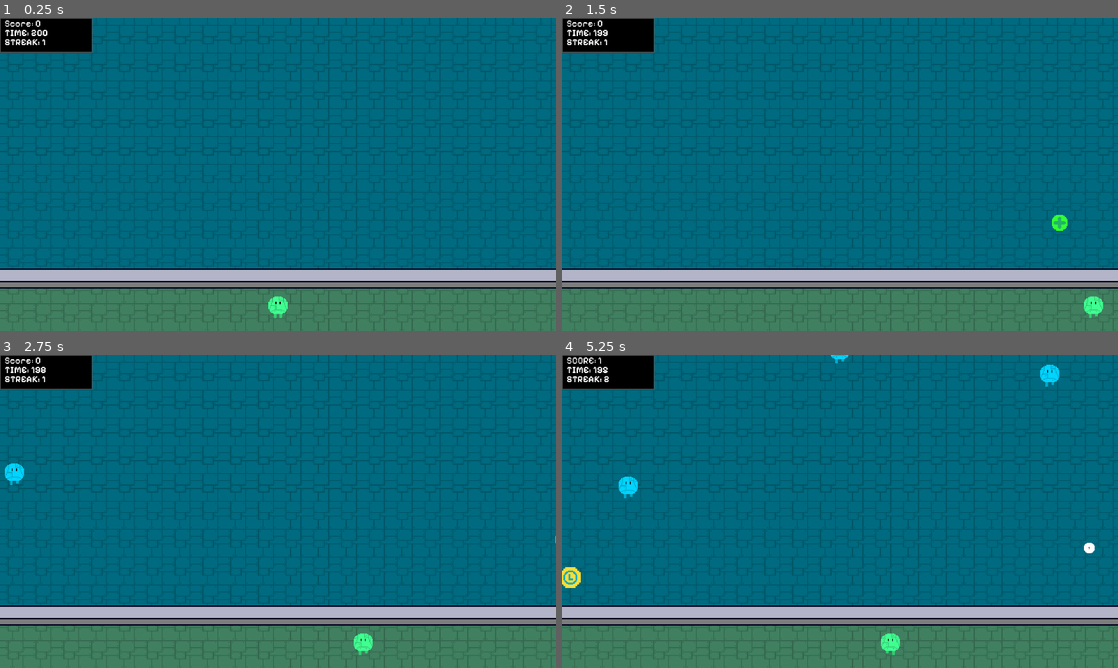
Above: before the commit, frames 1-4 (two rows, left to right).
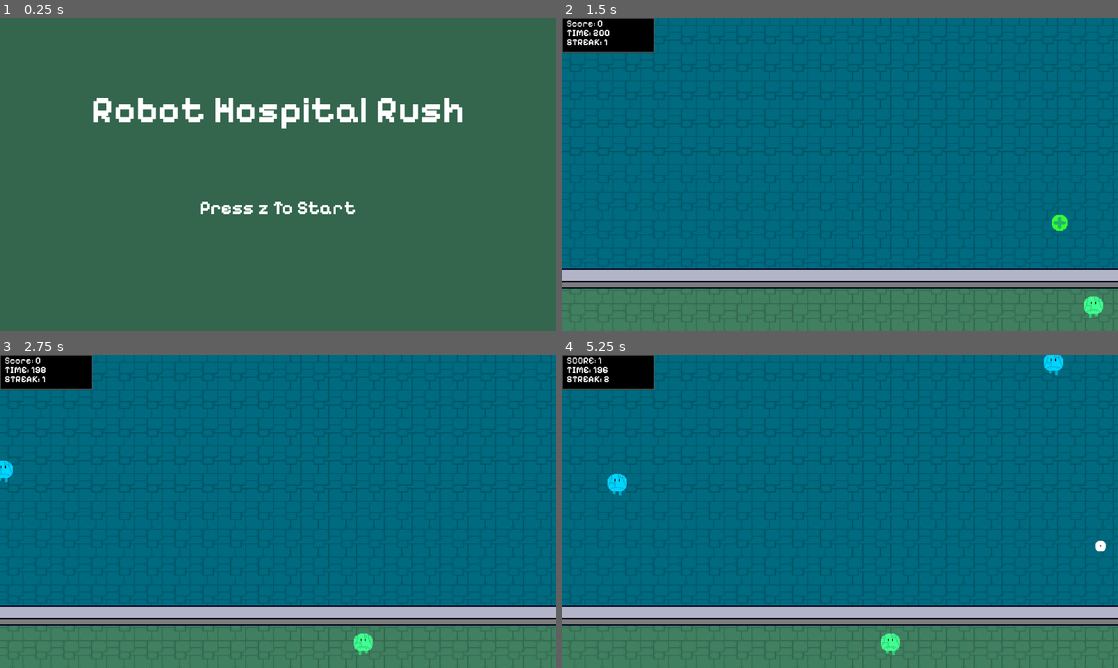
Above: after the commit, the same moments.

Repository: vitorjusto/Robot-Hospital-Rush
Game: Godot game, scene res://Scenes/TitleScreen.tscn
Same seed, same stepped clock (60 frames per second), same inputs: the game is played once before the commit and once after it. Before the commit the project starts from res://Scenes/Main.tscn.
Inputs:
- Up to frame 1 (0.25 s): no input
- Up to frame 2 (1.5 s): tap Z (Get) at 0.5, 0.6 s; hold Right (Right) from 0.53 s (still down); tap Space (Shoot) at 1.35 s
- Up to frame 3 (2.75 s): release Right (Right) at 2.03 s; hold Left (Left) from 2.03 s (still down); tap Z (Get) at 2.1 s
- Up to frame 4 (5.25 s): release Left (Left) at 2.78 s; hold Right (Right) 2.78-4.28 s; tap Space (Shoot) at 2.85, 4.35 s; tap Z (Get) at 3.6, 5.1 s; hold Left (Left) 4.28-5.03 s; hold Right (Right) from 5.03 s (still down)

The runs differ from the first frame. In frame 1, 96% of the frame differs, in the area x 0-100%, y 0-100%; in frame 2, less than 0.1%; in frame 3, 0.2%; in frame 4, 0.9%.

Commit message:
add one more thing

Diff:
--- a/project.godot
+++ b/project.godot
@@ -11,7 +11,7 @@
 [application]
 
 config/name="Robot Fix Factory"
-run/main_scene="uid://c4tytguh4igeq"
+run/main_scene="uid://c625owvwb84gv"
 config/features=PackedStringArray("4.5", "GL Compatibility")
 config/icon="res://icon.svg"
 
